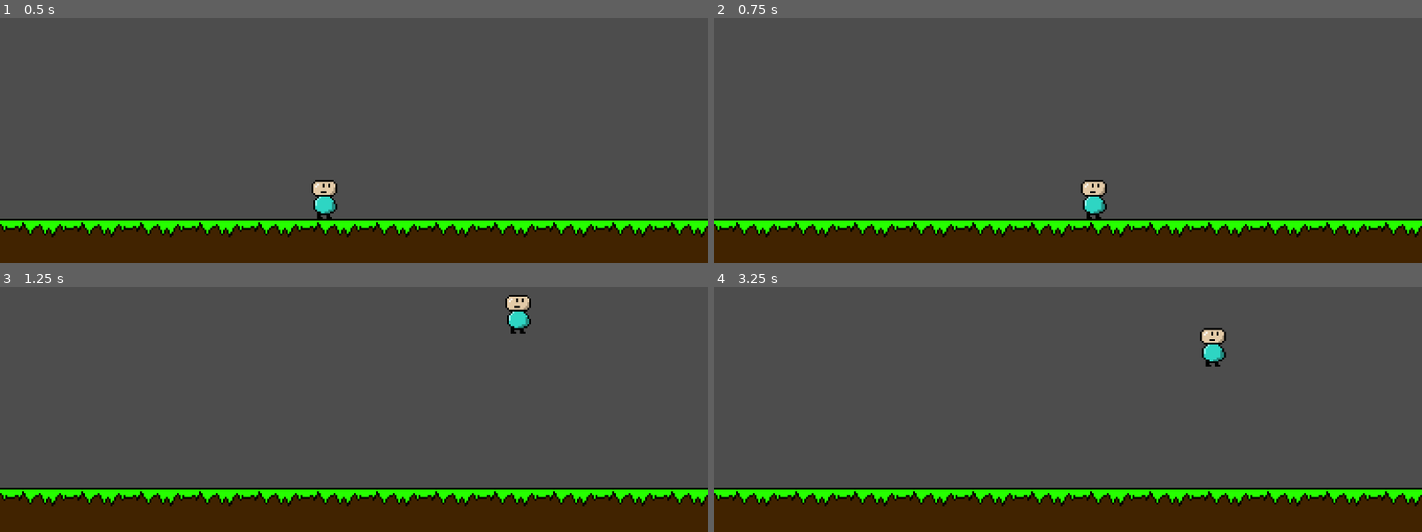
Above: before the commit, frames 1-4 (two rows, left to right).
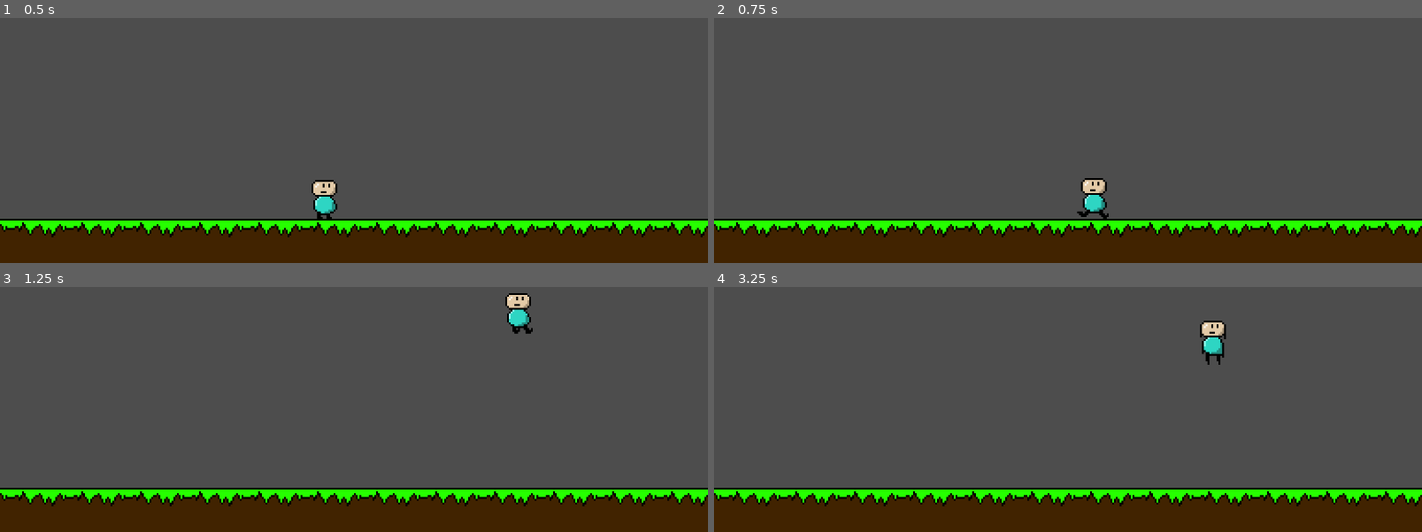
Above: after the commit, the same moments.

Repository: Maxwelltheguy/Platfighter_Godot
Game: Godot game, scene res://Scenes/world.tscn
Two runs of this game, one before a commit and one after it. Both use one fixed random seed, a clock stepped at 60 frames per second and the inputs below. The engine's default icon, where the game draws it, is replaced by a stand-in: a white triangle on a blue panel in a dark square.
Inputs:
- Up to frame 1 (0.5 s): no input
- Up to frame 2 (0.75 s): tap Enter (ui_accept) at 0.5 s; hold D (right) from 0.53 s (still down); hold Z (run) from 0.53 s (still down)
- Up to frame 3 (1.25 s): keep holding D (right); keep holding Z (run); tap Space (jump) at 0.77 s
- Up to frame 4 (3.25 s): release Z (run) at 1.28 s; tap Z (run) at 1.35, 2.85 s; tap Space (jump) at 1.52, 3.02 s; release D (right) at 2.03 s; hold A (left) 2.03-2.78 s; hold Z (run) 2.03-2.78 s; hold D (right) from 2.78 s (still down)

Frame 1 is identical in both runs. In frame 2, 0.3% of the frame differs, in the area x 51-56%, y 65-82%; in frame 3, 0.3%; in frame 4, 0.5%, in the area x 68-73%, y 13-33%.

Commit message:
Added Player Animations

Diff:
--- a/Platformer Test/Scenes/character_body_2d.tscn
+++ b/Platformer Test/Scenes/character_body_2d.tscn
@@ -1,21 +1,83 @@
-[gd_scene load_steps=7 format=3 uid="uid://bdlwx3bwem62p"]
+[gd_scene load_steps=13 format=3 uid="uid://bdlwx3bwem62p"]
 
 [ext_resource type="Texture2D" uid="uid://31vlscfttisd" path="res://icon.svg" id="1_naw41"]
 [ext_resource type="Script" path="res://Scripts/character_body_2d.gd" id="1_oyn73"]
 [ext_resource type="Texture2D" uid="uid://mhcky1si4sp1" path="res://Assets/Player.png" id="2_hnwgr"]
 
-[sub_resource type="AtlasTexture" id="AtlasTexture_wml4g"]
+[sub_resource type="AtlasTexture" id="AtlasTexture_h4t0h"]
+atlas = ExtResource("2_hnwgr")
+region = Rect2(128, 0, 32, 32)
+
+[sub_resource type="AtlasTexture" id="AtlasTexture_ub4di"]
 atlas = ExtResource("2_hnwgr")
 region = Rect2(0, 0, 32, 32)
+
+[sub_resource type="AtlasTexture" id="AtlasTexture_0y8g1"]
+atlas = ExtResource("2_hnwgr")
+region = Rect2(96, 0, 32, 32)
+
+[sub_resource type="AtlasTexture" id="AtlasTexture_x0ayh"]
+atlas = ExtResource("2_hnwgr")
+region = Rect2(32, 0, 32, 32)
+
+[sub_resource type="AtlasTexture" id="AtlasTexture_tx4bg"]
+atlas = ExtResource("2_hnwgr")
+region = Rect2(64, 0, 32, 32)
+
+[sub_resource type="AtlasTexture" id="AtlasTexture_8js5m"]
+atlas = ExtResource("2_hnwgr")
+region = Rect2(32, 0, 32, 32)
+
+[sub_resource type="AtlasTexture" id="AtlasTexture_wv0n3"]
+atlas = ExtResource("2_hnwgr")
+region = Rect2(64, 0, 32, 32)
 
 [sub_resource type="SpriteFrames" id="SpriteFrames_b5i5a"]
 animations = [{
 "frames": [{
 "duration": 1.0,
-"texture": SubResource("AtlasTexture_wml4g")
+"texture": SubResource("AtlasTexture_h4t0h")
+}],
+"loop": true,
+"name": &"Fall",
+"speed": 5.0
+}, {
+"frames": [{
+"duration": 1.0,
+"texture": SubResource("AtlasTexture_ub4di")
 }],
 "loop": true,
 "name": &"Idle",
+"speed": 5.0
+}, {
+"frames": [{
+"duration": 1.0,
+"texture": SubResource("AtlasTexture_0y8g1")
+}],
+"loop": true,
+"name": &"Jump",
+"speed": 5.0
+}, {
+"frames": [{
+"duration": 1.0,
+"texture": SubResource("AtlasTexture_x0ayh")
+}, {
+"duration": 1.0,
+"texture": SubResource("AtlasTexture_tx4bg")
+}],
+"loop": true,
+"name": &"Run",
+"speed": 10.0
+}, {
+"frames": [{
+"duration": 1.0,
+"texture": SubResource("AtlasTexture_8js5m")
+}, {
+"duration": 1.0,
+"texture": SubResource("AtlasTexture_wv0n3")
+}],
+"loop": true,
+"name": &"Walk",
 "speed": 5.0
 }, {
 "frames": [{
@@ -37,6 +99,7 @@
 sprite_frames = SubResource("SpriteFrames_b5i5a")
 animation = &"Idle"
 autoplay = "Idle"
+frame_progress = 0.716658
 
 [node name="CollisionShape2D" type="CollisionShape2D" parent="."]
 position = Vector2(0, 5.5)
--- a/Platformer Test/Scripts/character_body_2d.gd
+++ b/Platformer Test/Scripts/character_body_2d.gd
@@ -14,12 +14,13 @@
 	# Add the gravity.
 	if not is_on_floor():
 		velocity.y += gravity * delta
-
+		$AnimatedSprite2D.play("Fall")
 
 
 	# Handle jump.
 	if Input.is_action_just_pressed("jump") and is_on_floor():
 		velocity.y = JUMP_VELOCITY
+
 
 	# Get the input direction and handle the movement/deceleration.
 	# As good practice, you should replace UI actions with custom gameplay actions.
@@ -31,6 +32,7 @@
 				$AnimatedSprite2D.scale.x = -1
 			elif Input.is_action_pressed("right"):
 				$AnimatedSprite2D.scale.x = 1
+			$AnimatedSprite2D.play("Run")
 
 		else:
 			velocity.x = direction * SPEED
@@ -38,9 +40,18 @@
 				$AnimatedSprite2D.scale.x = -1
 			elif Input.is_action_pressed("right"):
 				$AnimatedSprite2D.scale.x = 1
+			$AnimatedSprite2D.play("Walk")
 
 	else:
 		velocity.x = move_toward(velocity.x, 0, SPEED)
+		$AnimatedSprite2D.play("Idle")
+	if not is_on_floor():
+		if velocity.y <= 0:
+			$AnimatedSprite2D.play("Jump")
+		else:
+			$AnimatedSprite2D.play("Fall")
+
+
 
 
 	move_and_slide()
